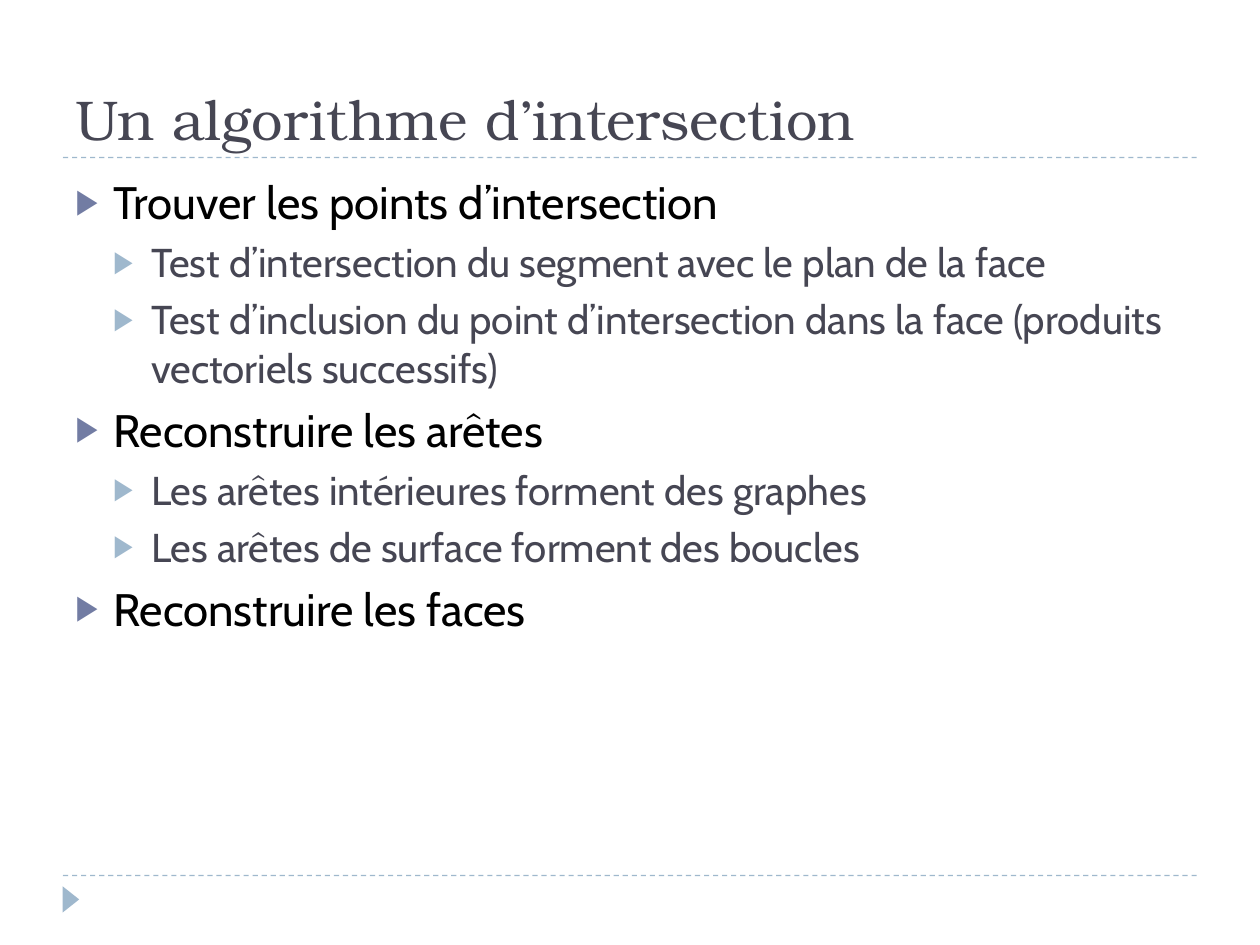
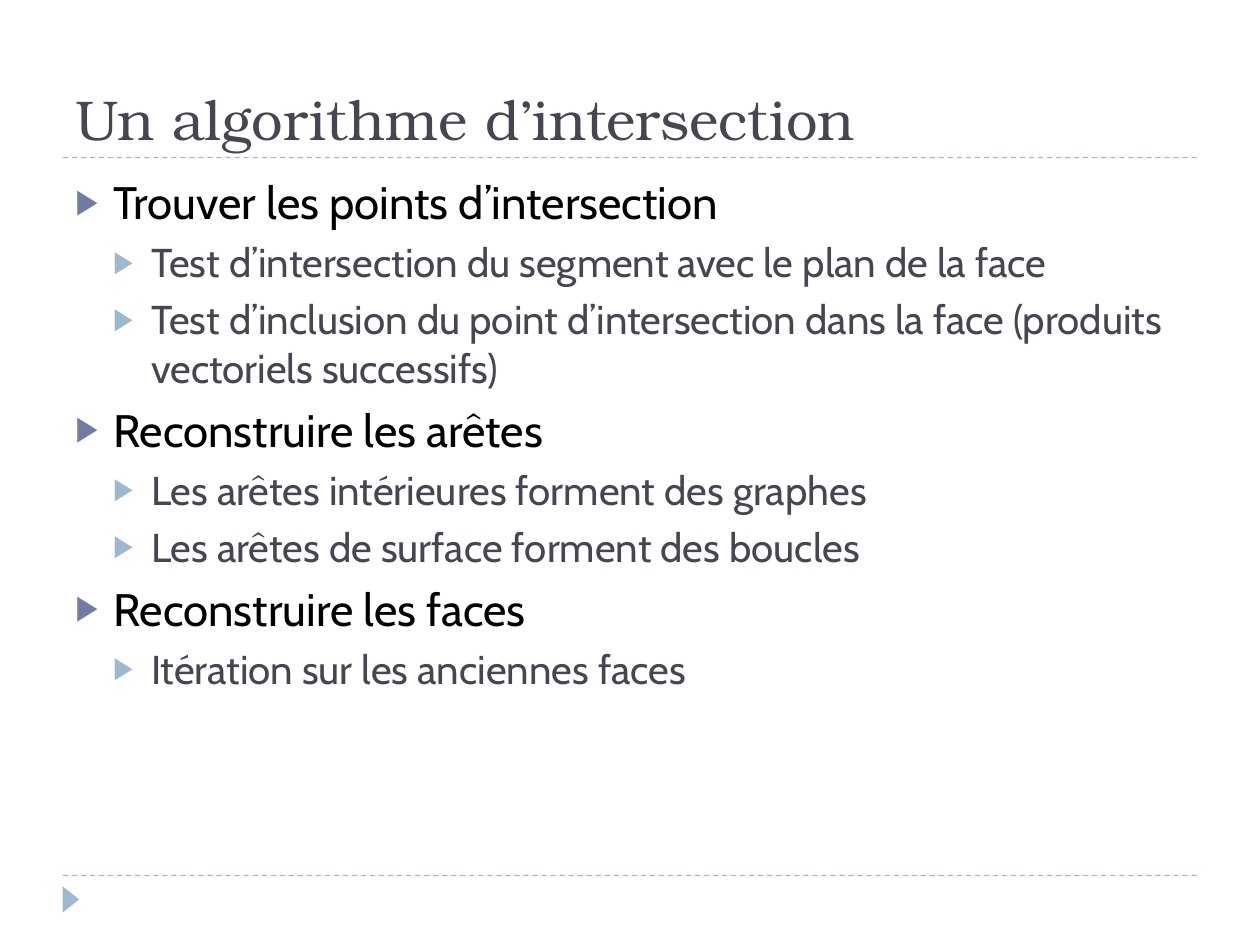
Before and after one commit to Involture/fuuusion, a slide deck: slide 8 of livrables/Oral/Presentation_Tim.pptx. Drawn at 1260x945 pixels with LibreOffice and Linux fonts; fonts in the diff are those of the drawing. Boxes give left, top, right and bottom in pixels: in the first picture for what was removed or moved away, otherwise in the second. Text is boxed around its words. In the diff, an @@ line names an element or a change of style, - is before the commit and + after.

```diff
--- a/livrables/Oral/Presentation_Tim.pptx
+++ b/livrables/Oral/Presentation_Tim.pptx
@@ text at [151,654,686,685]: paragraph added @@
+  ▶ Itération sur les anciennes faces
```
Also in this commit, not shown: 3 other slides changed, 8 other files.
